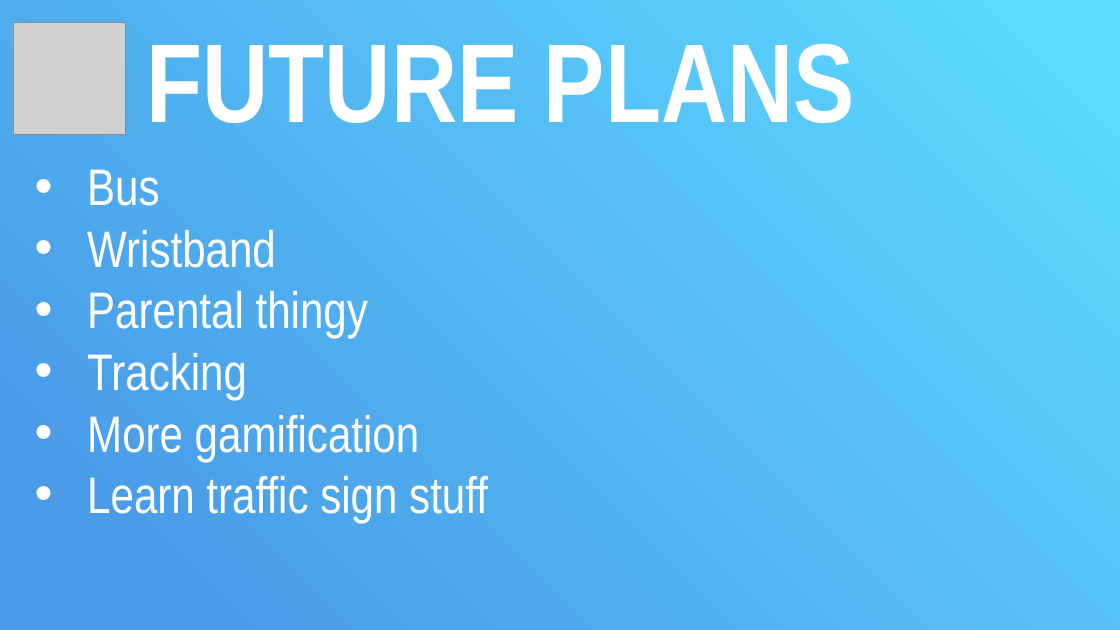
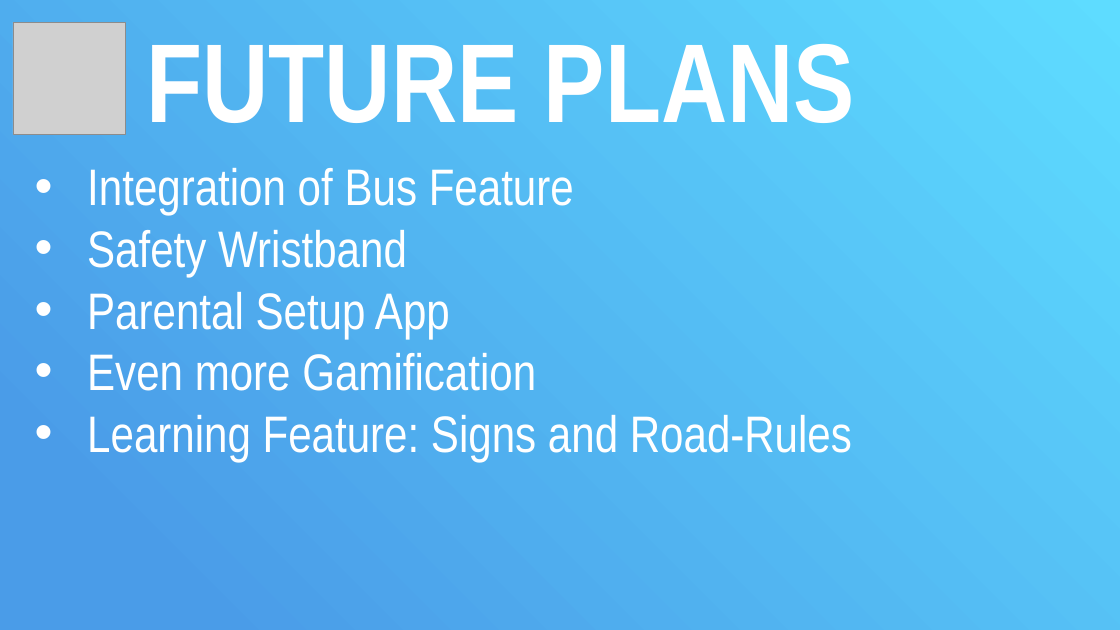
Before and after one commit to XU-Exponential-University/mb_saveEmma, a slide deck: slide 19 of slides/draft.pptx (slide 21 before the commit). Drawn at 1120x630 pixels with LibreOffice and Linux fonts; fonts in the diff are those of the drawing; grey boxes stand for pictures. Boxes give left, top, right and bottom in pixels: in the first picture for what was removed or moved away, otherwise in the second. Text is boxed around its words. In the diff, an @@ line names an element or a change of style, - is before the commit and + after.

Commit message:
last slides

```diff
--- a/slides/draft.pptx
+++ b/slides/draft.pptx
@@ text at (87,168,852,462): text changed @@
-• Bus
-• Wristband
-• Parental thingy
-• Tracking
-• More gamification
-• Learn traffic sign stuff
+• Integration of Bus Feature
+• Safety Wristband
+• Parental Setup App
+• Even more Gamification
+• Learning Feature: Signs and Road-Rules
```
Also in this commit, not shown: 3 other slides changed, 3 slides added, 5 slides removed, 1 other file.
